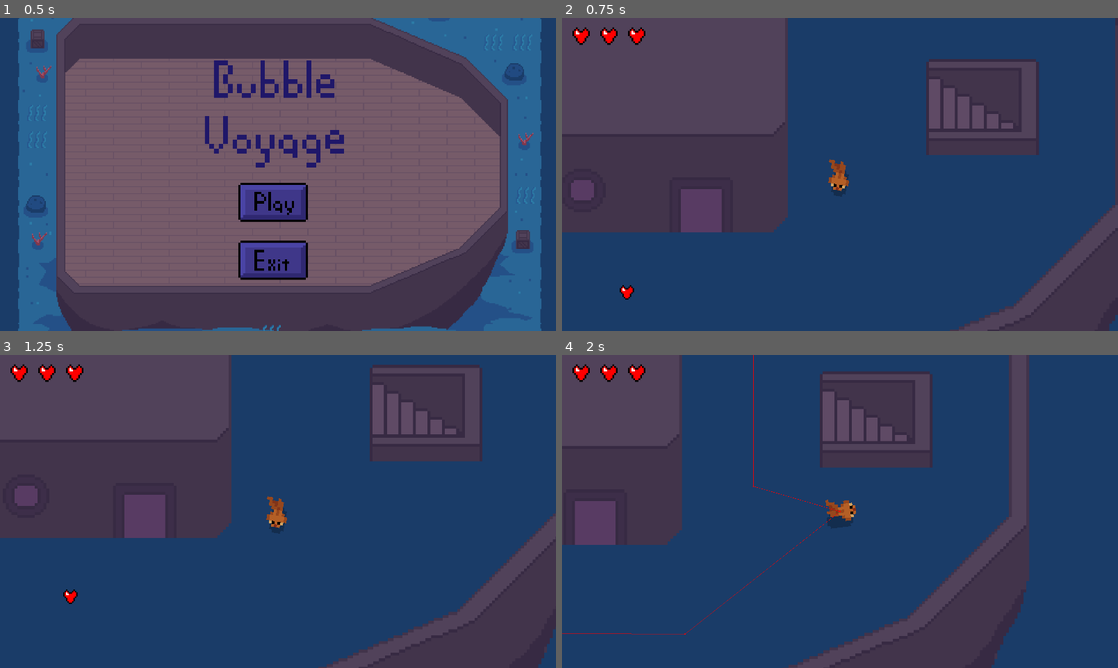
Above: before the commit, frames 1-4 (two rows, left to right).
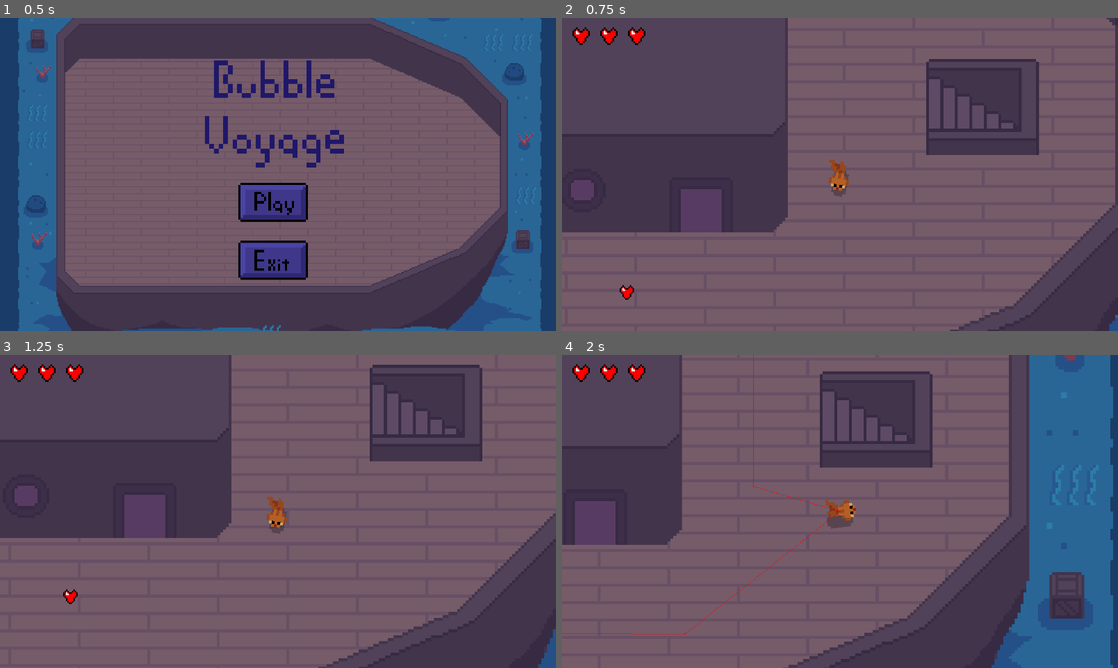
Above: after the commit, the same moments.

Repository: canaryincoalmine/Fish-Society-and-its-Bubbles
Game: Godot game, scene res://Code/Screens/TitleScreen.tscn
Same seed, same stepped clock (60 frames per second), same inputs: the game is played once before the commit and once after it.
Inputs (mouse positions are in pixels of both pictures, inside the frame that each line leads up to):
- Up to frame 1 (0.5 s): no input
- Up to frame 2 (0.75 s): click (834, 202) at 0.5 s
- Up to frame 3 (1.25 s): no input
- Up to frame 4 (2 s): move the mouse to (962, 495) at 1.27 s; tap Space (dash) at 1.35 s

Frame 1 is identical in both runs. In frame 2, 60% of the frame differs, in the area x 0-100%, y 0-100%; in frame 3, 61%; in frame 4, 69%.

Commit message:
Fixed background order.

Diff:
--- a/Code/Screens/Level 1.tscn
+++ b/Code/Screens/Level 1.tscn
@@ -9,10 +9,10 @@
 [ext_resource type="AudioStream" uid="uid://b2a5voaaaeocn" path="res://Audio/ocean_ambience_1.wav" id="4_icb3t"]
 [ext_resource type="Texture2D" uid="uid://cqhyboxt7ukbf" path="res://Sprites/Maps/Level1/Underwater stairs top layer.png" id="5_82kac"]
 [ext_resource type="Texture2D" uid="uid://cnl8aj5qh7qhp" path="res://Sprites/Maps/Level1/Ship top layer.png" id="6_tsaih"]
-[ext_resource type="PackedScene" uid="uid://74lnysi4i3b7" path="res://Code/Enemies/Cod/Cod.tscn" id="7_5okh8"]
+[ext_resource type="PackedScene" uid="uid://74lnysi4i3b7" path="res://Code/Enemies/Cod/cod.tscn" id="7_5okh8"]
 [ext_resource type="Texture2D" uid="uid://dhhp18k04y1hh" path="res://Sprites/Maps/Level1/Deck room top layer.png" id="7_unpje"]
 [ext_resource type="AudioStream" uid="uid://bi3m32ns5vnuq" path="res://Audio/main_soundtrack.wav" id="8_8biuh"]
-[ext_resource type="PackedScene" path="res://Code/Screens/hud.tscn" id="12_8fd6g"]
+[ext_resource type="PackedScene" uid="uid://dqhkrfhkhdwoh" path="res://Code/Screens/hud.tscn" id="12_8fd6g"]
 [ext_resource type="PackedScene" uid="uid://cva2gw57wx4ko" path="res://Code/Pickups/heart.tscn" id="14_frw6p"]
 
 [sub_resource type="NavigationPolygon" id="NavigationPolygon_yqgwh"]
@@ -29,7 +29,7 @@
 
 [node name="Sprite2D" type="Sprite2D" parent="."]
 show_behind_parent = true
-z_index = -1
+z_index = -2
 scale = Vector2(10, 10)
 texture = ExtResource("2_tciqi")
 
